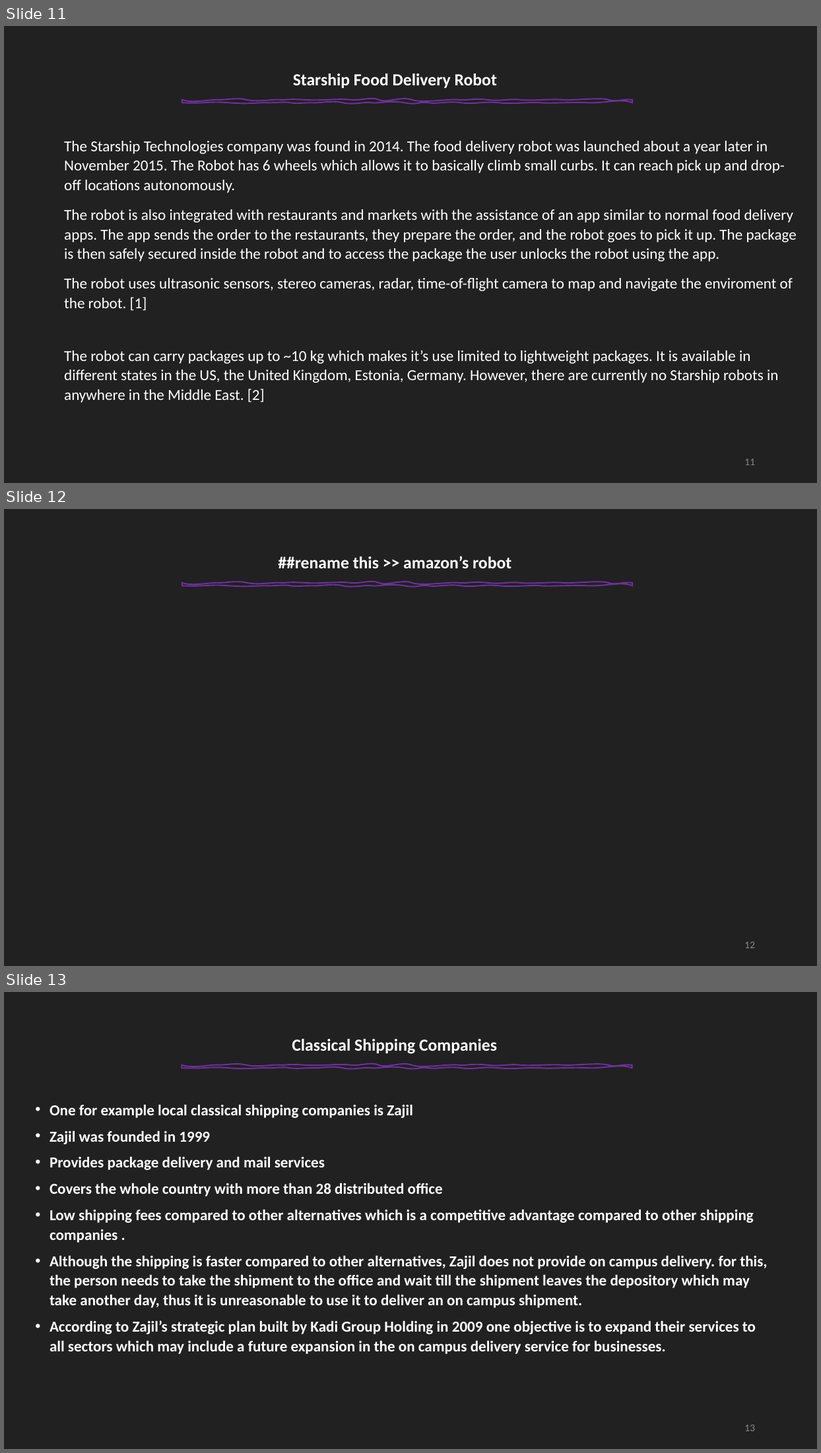
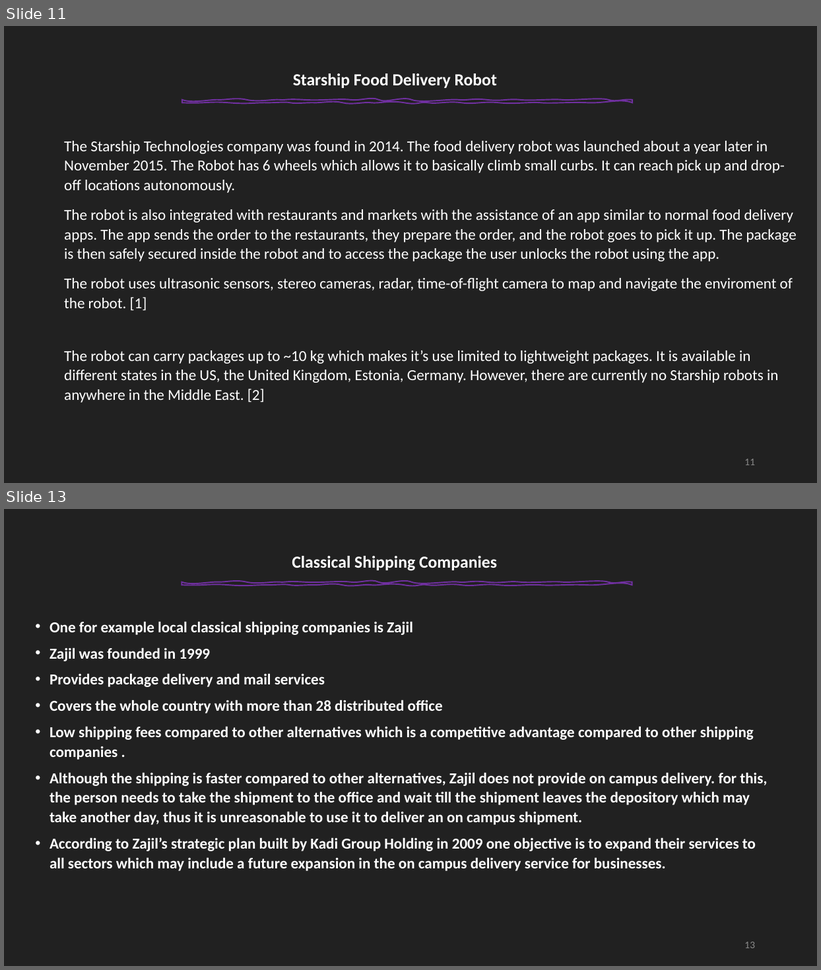
Before and after one commit to Mhd-Ghd/on-campus-delivery-robot, a slide deck: reports/report-2/Press#2.pptm. Shown one above the other, each under a label of ours: slides 11, 12 and 13 before the commit, slides 11 and 13 after it; the slides between them are not shown. The pictures are 821x1453 and 821x970 pixels, drawn with LibreOffice and Linux fonts; fonts in the diff are those of the drawing. Boxes give left, top, right and bottom in pixels: in the first picture for what was removed or moved away, otherwise in the second. Text is boxed around its words. In the diff, an @@ line names an element or a change of style, - is before the commit and + after.

```diff
--- a/reports/report-2/Press#2.pptm
+++ b/reports/report-2/Press#2.pptm
@@ slide 12 removed at (x1=4, y1=509, x2=817, y2=966), background #212121 @@
@@ text removed at (x1=278, y1=556, x2=512, y2=568) @@
-##rename this >> amazon’s robot
@@ freeform shape removed at (x1=182, y1=583, x2=632, y2=586) @@
@@ page number removed at (x1=745, y1=942, x2=755, y2=949) @@
-12
```
Also in this commit, not shown: 2 slides changed, 1 slide added, 2 other files.
